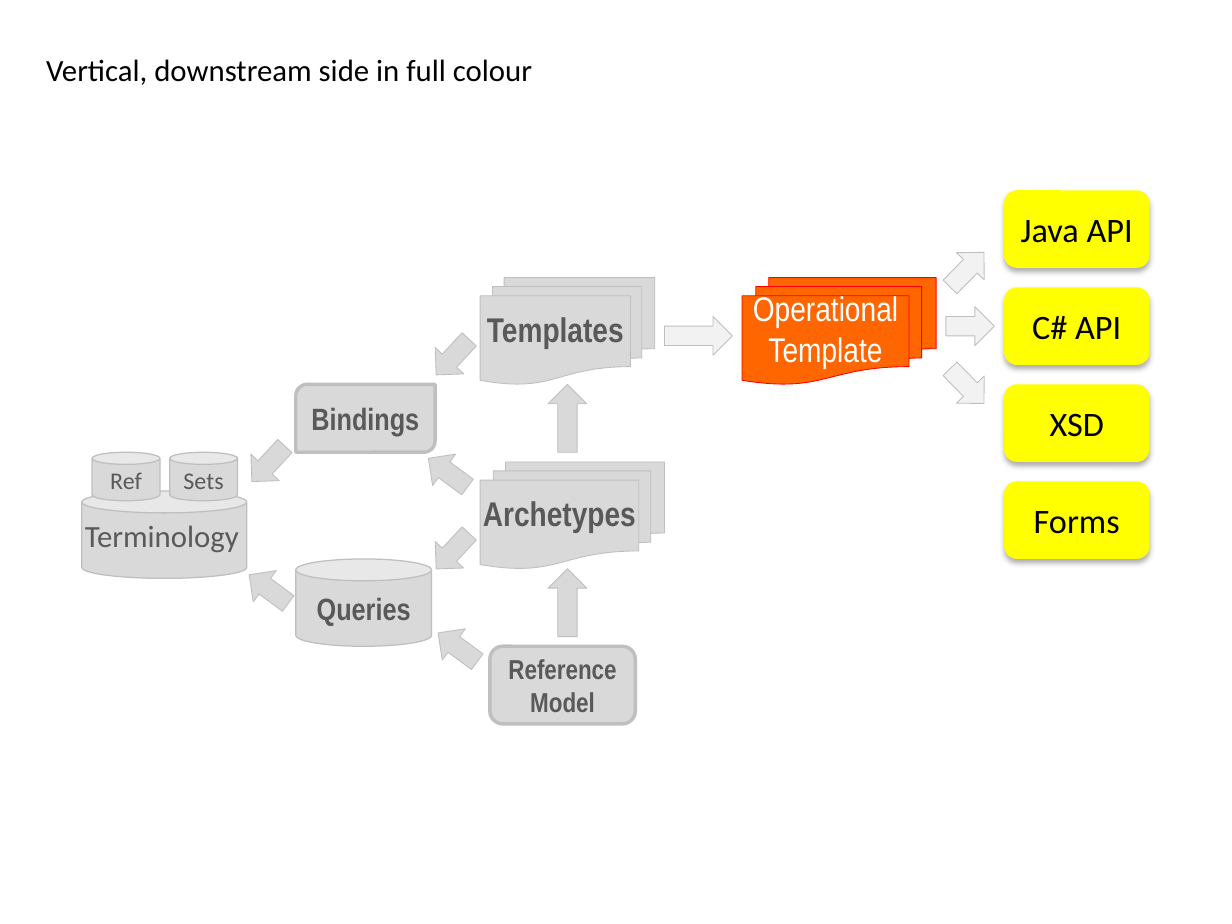
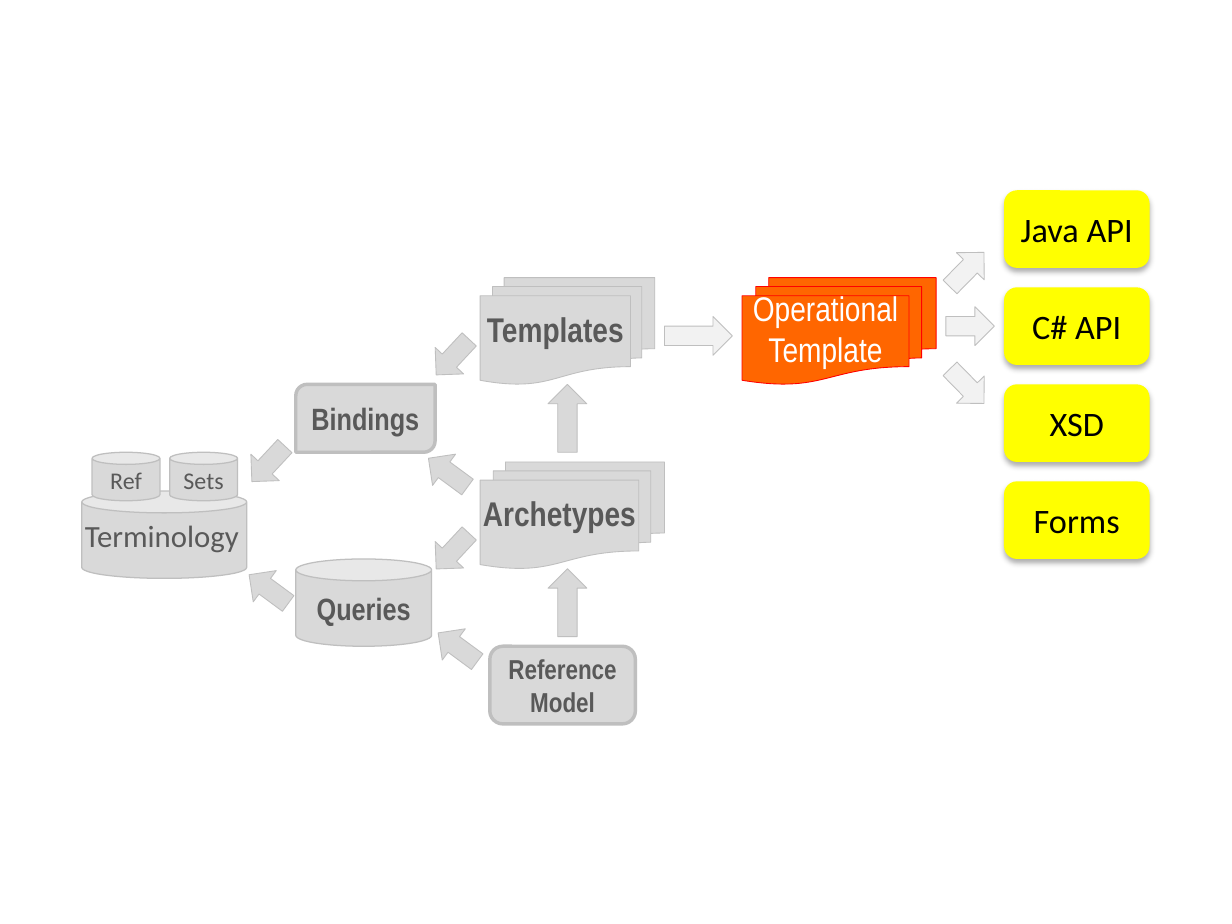
Before and after one commit to openEHR/openehr-website-php, a slide deck: slide 15 of files/diagrams/openEHR-diagrams.pptx (slide 19 before the commit). Drawn at 1232x924 pixels with LibreOffice and Linux fonts; fonts in the diff are those of the drawing. Boxes give left, top, right and bottom in pixels: in the first picture for what was removed or moved away, otherwise in the second. Text is boxed around its words. In the diff, an @@ line names an element or a change of style, - is before the commit and + after.

```diff
--- a/files/diagrams/openEHR-diagrams.pptx
+++ b/files/diagrams/openEHR-diagrams.pptx
@@ text removed at (x1=46, y1=59, x2=532, y2=85) @@
-Vertical, downstream side in full colour
```
Also in this commit, not shown: 6 other slides changed, 4 slides added, 9 slides removed, 3 other files.
